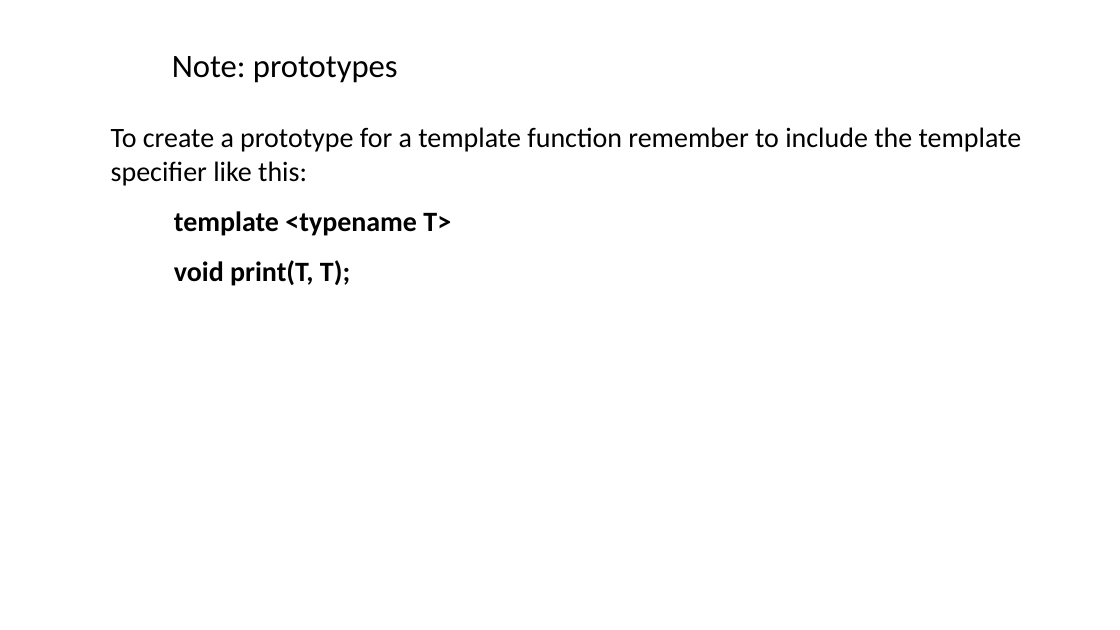
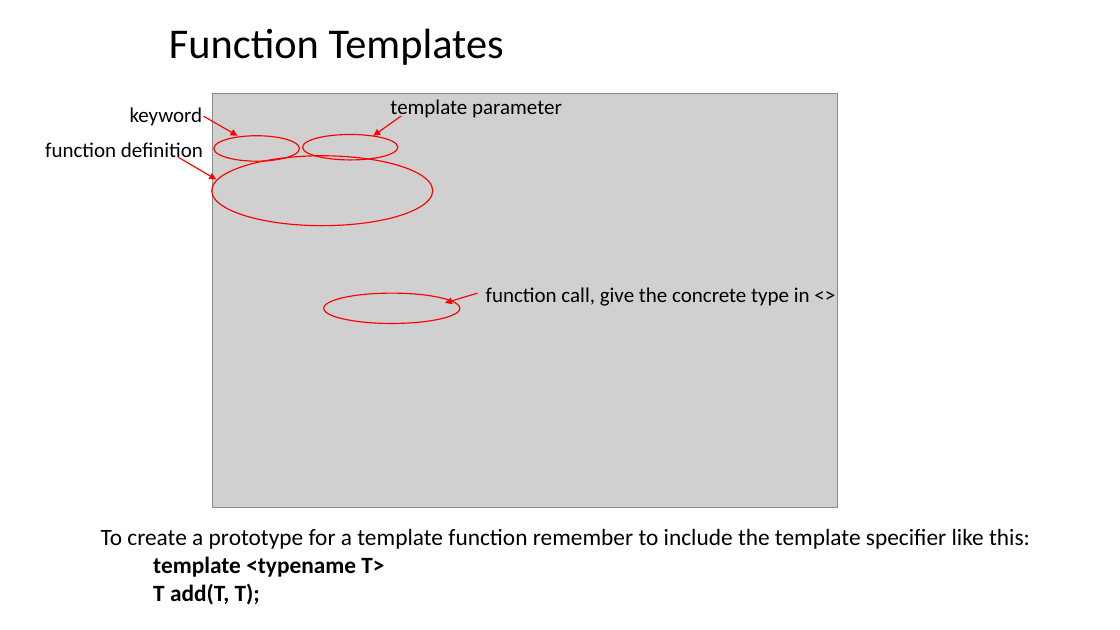
Before and after one commit to ShiqiYu/CPP, a slide deck: slide 19 of week13/Lab13.pptx (slide 25 before the commit). Drawn at 1120x630 pixels with LibreOffice and Linux fonts; fonts in the diff are those of the drawing; grey boxes stand for pictures; background and template pictures are left out. Boxes give left, top, right and bottom in pixels: in the first picture for what was removed or moved away, otherwise in the second. Text is boxed around its words. In the diff, an @@ line names an element or a change of style, - is before the commit and + after.

```diff
--- a/week13/Lab13.pptx
+++ b/week13/Lab13.pptx
@@ title added at (169,28,504,65), 36.3 pt, text #000000 @@
+Function Templates
@@ text removed at (172,56,398,83) @@
-  Note: prototypes
@@ text added at (130,107,203,126), 18 pt, text #000000 @@
+keyword
@@ arrow added from (203, 116) to (238, 136), #FF0000 1 pt @@
@@ picture added at (213,93,838,507) @@
@@ arrow added from (401, 116) to (373, 136), #FF0000 1 pt @@
@@ text added at (390,99,562,121), 18 pt, text #000000 @@
+template parameter
@@ text added at (45,142,203,163), 18 pt, text #000000 @@
+function definition
@@ ellipse added at (214,136,300,161), outline #FF0000 1 pt @@
@@ ellipse added at (302,134,398,160), outline #FF0000 1 pt @@
@@ arrow added from (178, 157) to (216, 180), #FF0000 1 pt @@
@@ ellipse added at (212,155,433,225), outline #FF0000 1 pt @@
@@ ellipse added at (323,293,460,323), outline #FF0000 1 pt @@
@@ arrow added from (477, 293) to (445, 303), #FF0000 1 pt @@
@@ text added at (486,287,810,306), 18 pt, text #000000 @@
+function call, give the concrete type in <>
@@ text "To create a prototype for ...": place and size @@
-text "To create a prototype for ..." at (111,127,1022,286)
+text "To create a prototype for ..." at (101,528,1030,605)
@@ text at (101,528,1030,577): size 24 to 20 pt; indent changed; less space between paragraphs @@
@@ text at (153,584,260,605): text changed; size 24 to 20 pt @@
-  void print(T, T);
+  T add(T, T);
```
Also in this commit, not shown: 5 other slides changed, 13 slides added, 9 slides removed.
